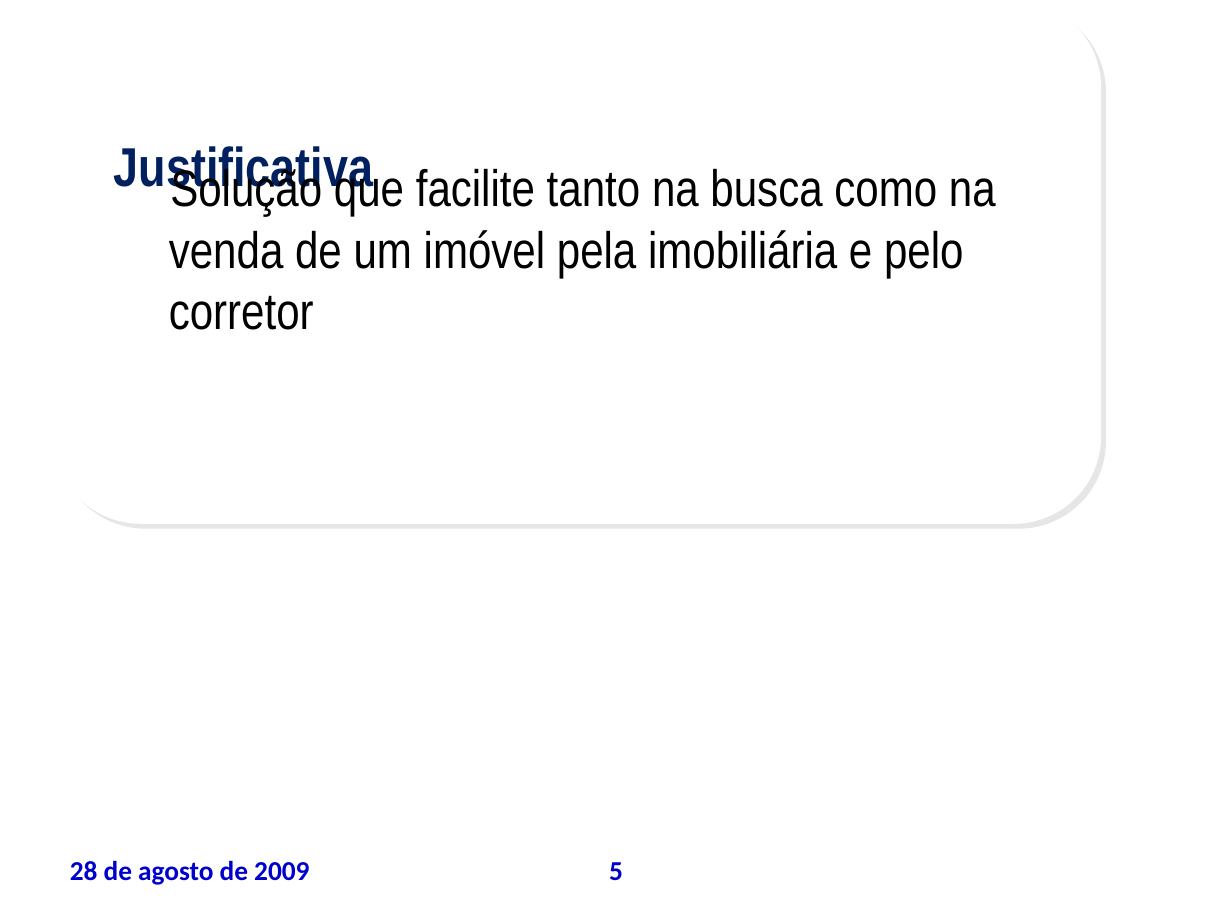
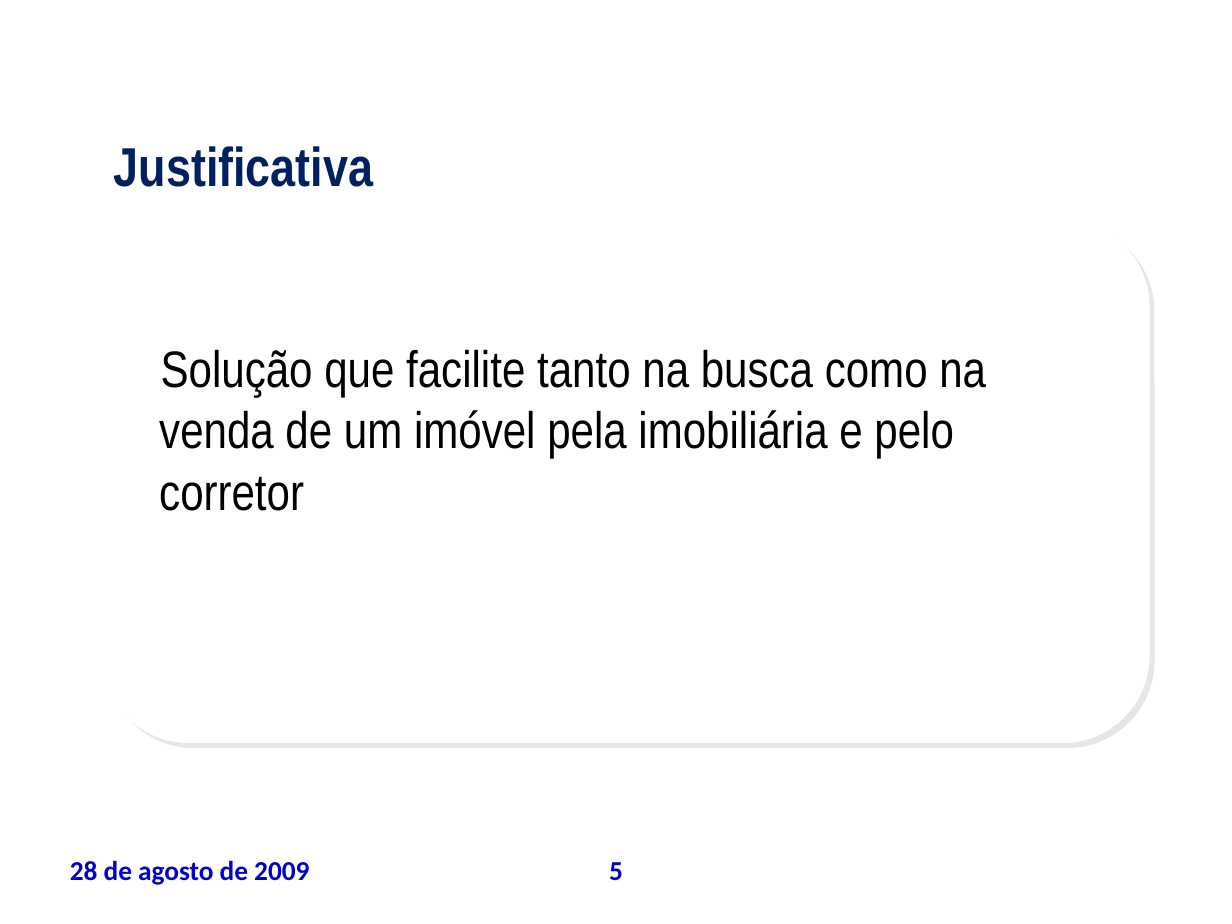
Before and after one commit to leoevaristo/psa20092, a slide deck: slide 5 of ARTEFATOS/TAP_apresentacao.ppt. Drawn at 1232x924 pixels with LibreOffice and Linux fonts; fonts in the diff are those of the drawing; background and template pictures are left out. Boxes give left, top, right and bottom in pixels: in the first picture for what was removed or moved away, otherwise in the second. Text is boxed around its words. In the diff, an @@ line names an element or a change of style, - is before the commit and + after.

```diff
--- a/ARTEFATOS/TAP_apresentacao.ppt
+++ b/ARTEFATOS/TAP_apresentacao.ppt
@@ text "Solução que facilite tanto na ..." rewrapped from <box>169,164,996,330</box> to <box>159,349,986,511</box> @@
@@ rounded rectangle: place and size @@
-rounded rectangle at <box>53,0,1101,524</box>
+rounded rectangle at <box>102,219,1151,743</box>
```
Also in this commit, not shown: 9 other slides changed.
